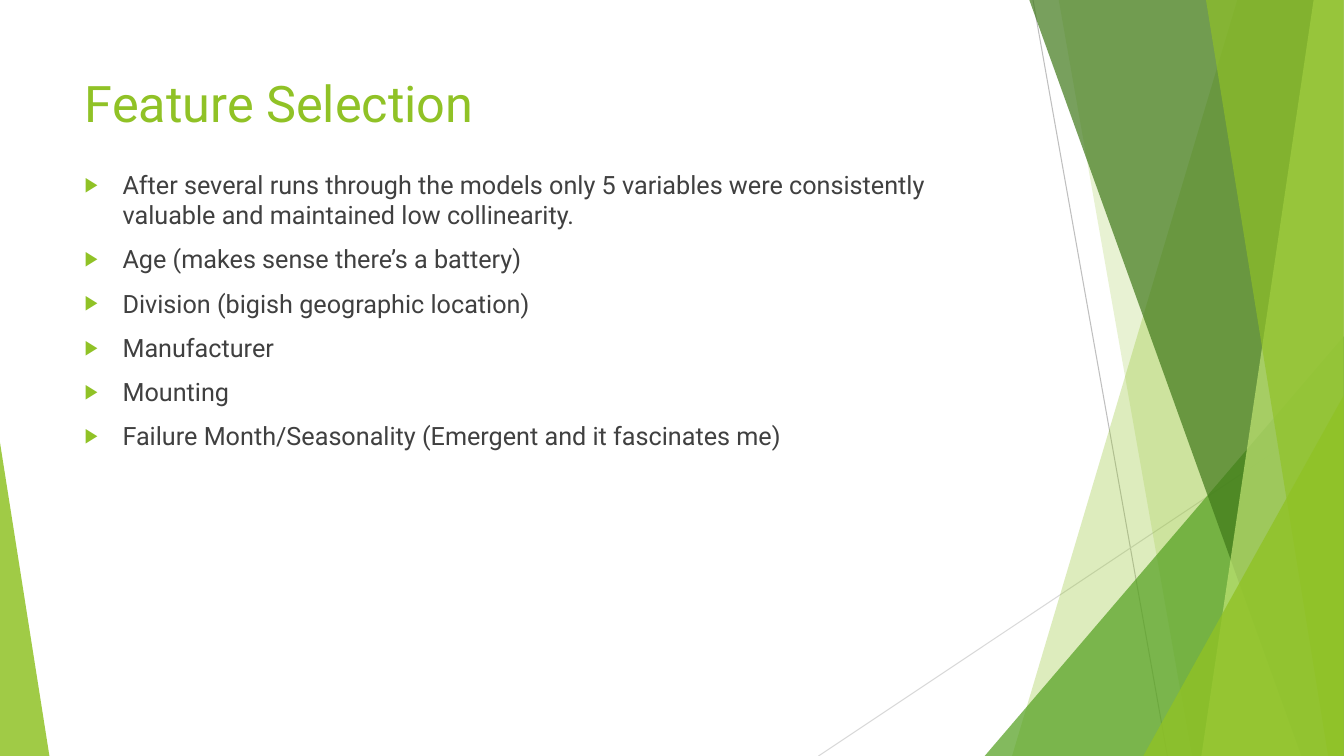
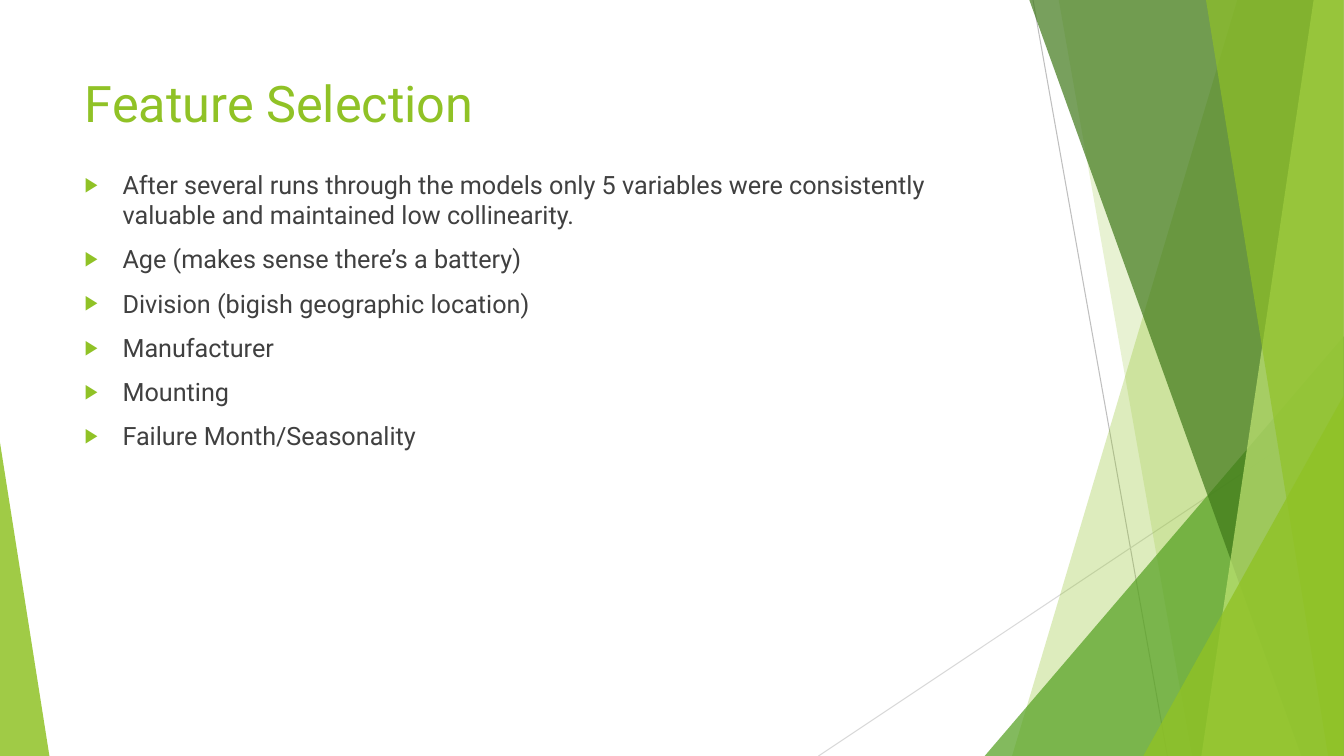
Before and after one commit to RedDirtSixKiller/Final_Project, a slide deck: slide 5 of Forecasting Module Failures.pptx. Drawn at 1344x756 pixels with LibreOffice and Linux fonts; fonts in the diff are those of the drawing. Boxes give left, top, right and bottom in pixels: in the first picture for what was removed or moved away, otherwise in the second. Text is boxed around its words. In the diff, an @@ line names an element or a change of style, - is before the commit and + after.

```diff
--- a/Forecasting Module Failures.pptx
+++ b/Forecasting Module Failures.pptx
@@ text at box(123, 426, 416, 451): text changed @@
-▶ Failure Month/Seasonality (Emergent and it fascinates me)
+▶ Failure Month/Seasonality
```
Also in this commit, not shown: 2 other slides changed.
